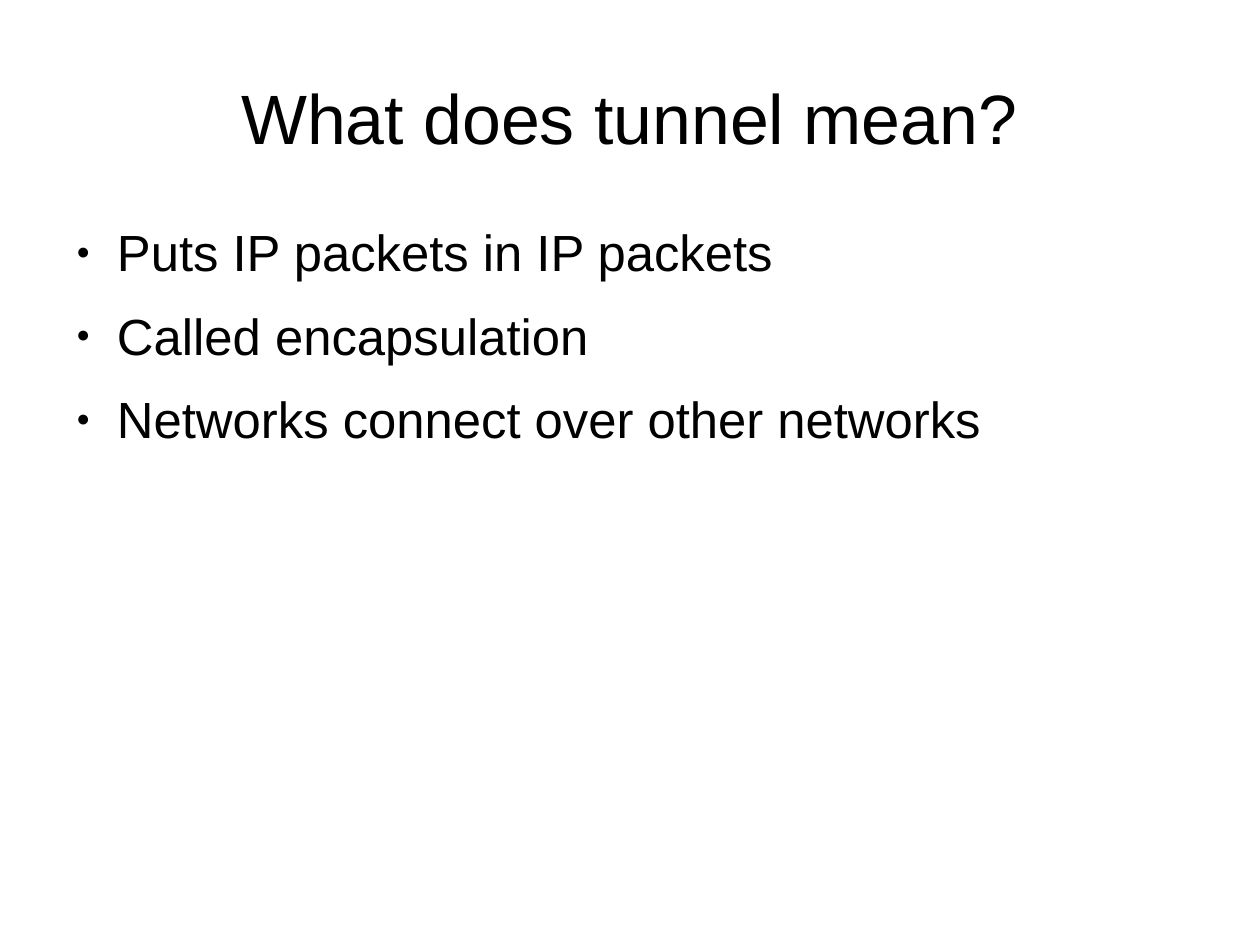
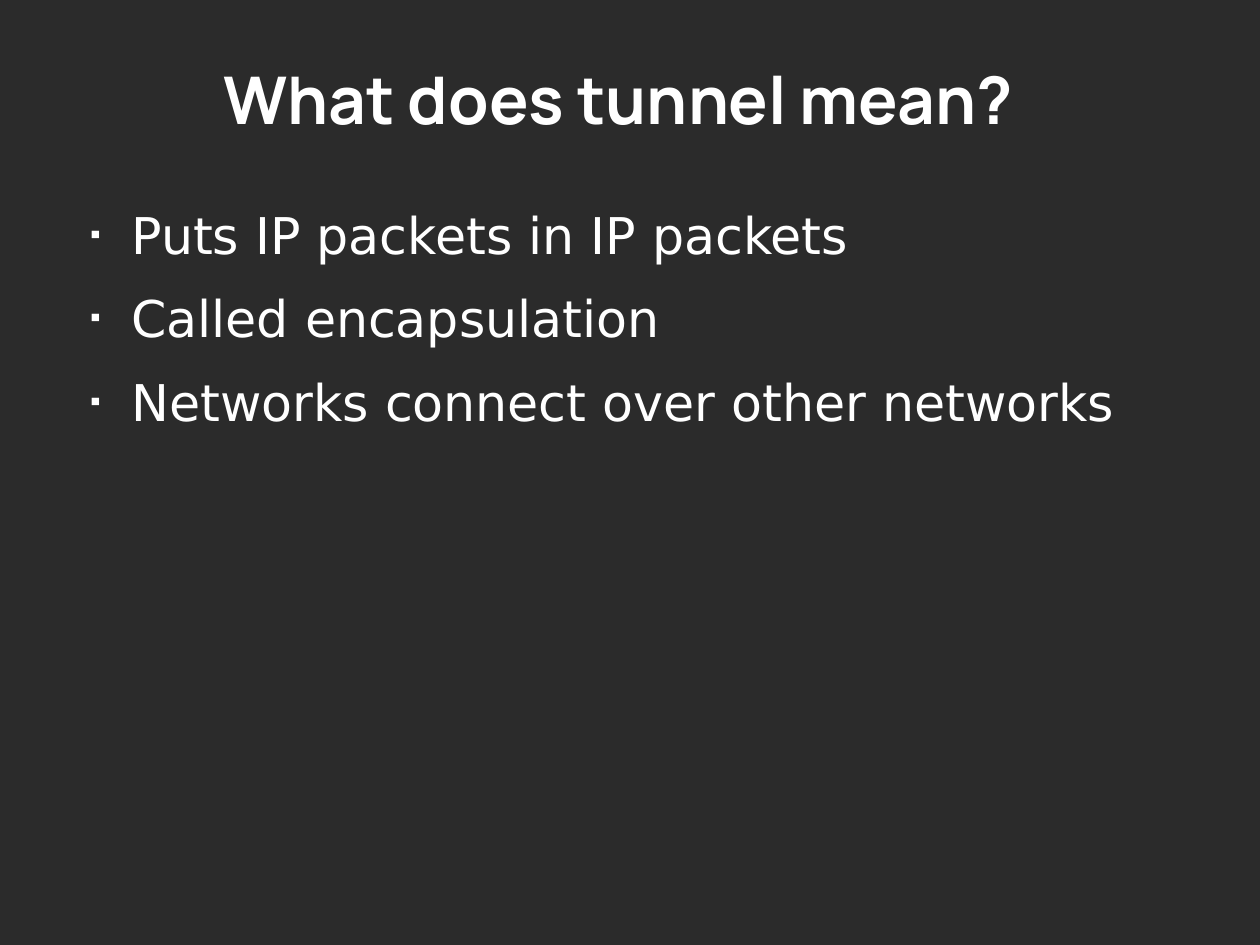
Before and after one commit to Oflameo/openvpn_ws, a slide deck: slide 5 of openvpn.odp. Drawn at 1260x945 pixels with LibreOffice and Linux fonts; fonts in the diff are those of the drawing; background and template pictures are left out; a plain dark background stands for a picture behind light text. Boxes give left, top, right and bottom in pixels: in the first picture for what was removed or moved away, otherwise in the second. Text is boxed around its words. In the diff, an @@ line names an element or a change of style, - is before the commit and + after.

Commit message:
Changed theme.

```diff
--- a/openvpn.odp
+++ b/openvpn.odp
@@ background #FFFFFF to picture (left out) @@
@@ title "What does tunnel mean?": place and size @@
-title "What does tunnel mean?" at bbox=[241, 93, 1017, 145]
+title "What does tunnel mean?" at bbox=[223, 75, 1013, 125]
@@ title "What does tunnel mean?" at bbox=[223, 75, 1013, 125]: size 44 to 41.4 pt, font Arial to Manrope, text colour #000000 to #FFFFFF, bold on @@
@@ text "Puts IP packets in IP ...": place and size @@
-text "Puts IP packets in IP ..." at bbox=[117, 234, 980, 439]
+text "Puts IP packets in IP ..." at bbox=[131, 215, 1114, 422]
@@ text "Puts IP packets in IP ..." at bbox=[131, 215, 1114, 422]: size 32 to 31.9 pt, font Arial to DejaVu Sans, text colour #000000 to #FFFFFF; bullet ● to ■; bullet colour #000000 to #FFFFFF @@
```
Also in this commit, not shown: 5 other slides changed, 2 slides added.
